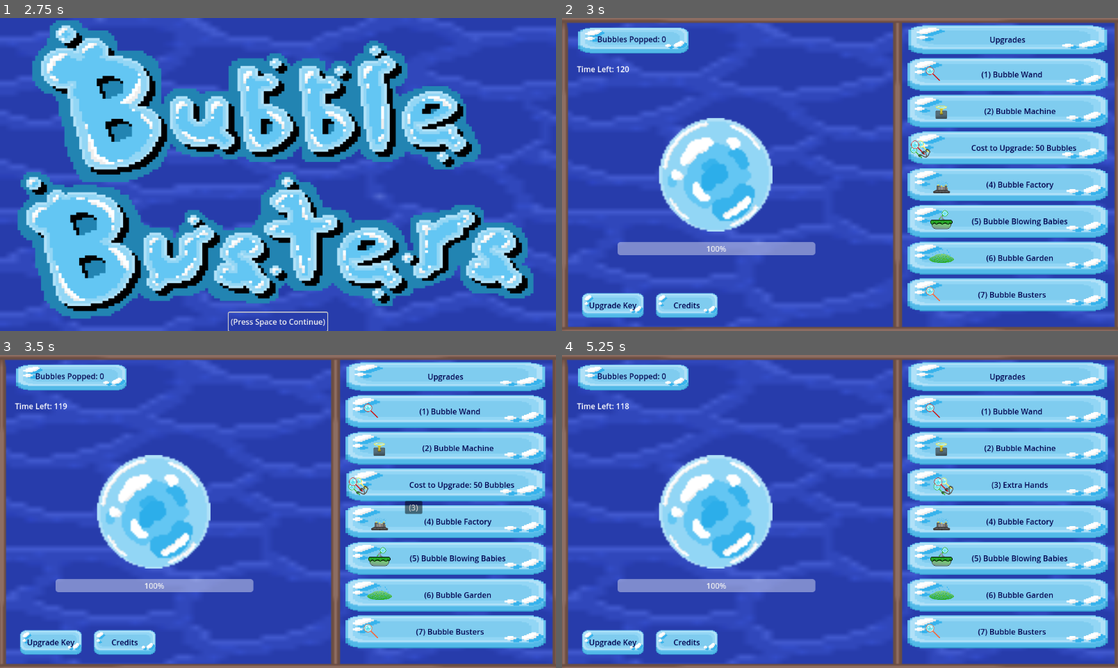
Above: before the commit, frames 1-4 (two rows, left to right).
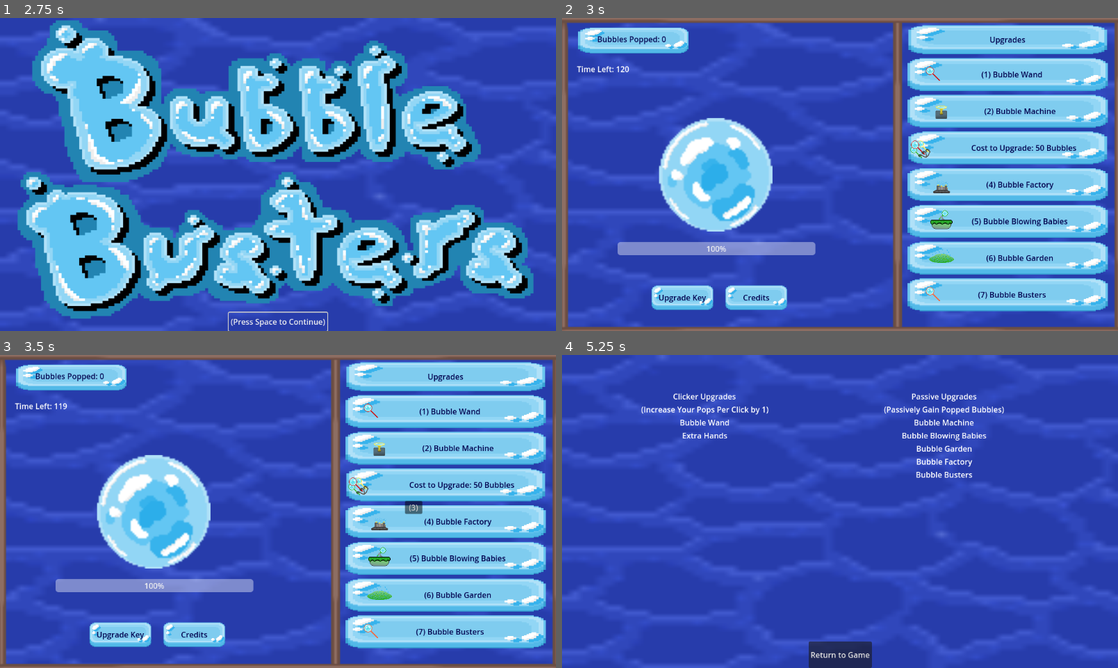
Above: after the commit, the same moments.

Repository: dbrogen/BubbleBusters
Game: Godot game, scene res://Scenes/StartScreen.tscn
Same seed, same stepped clock (60 frames per second), same inputs: the game is played once before the commit and once after it.
Inputs (mouse positions are in pixels of both pictures, inside the frame that each line leads up to):
- Up to frame 1 (2.75 s): click "(Press Space to Continue)" at 0.5 s; click "(Press Space to Continue)" at 1.25 s; click "(Press Space to Continue)" at 2 s
- Up to frame 2 (3 s): tap Enter (ui_accept) at 2.75 s; move the mouse to (962, 158) at 2.77 s; hold Enter (ui_accept) from 2.78 s (still down)
- Up to frame 3 (3.5 s): keep holding Enter (ui_accept)
- Up to frame 4 (5.25 s): release Enter (ui_accept) at 3.5 s; click "Credits" at 3.5 s; click "Return to Game" at 4.25 s; click "Upgrade Key" at 5 s

Frame 1 is identical in both runs. In frame 2, 2.8% of the frame differs, in the area x 3-41%, y 85-96%; in frame 3, 2.8%; in frame 4, 48%, in the area x 0-100%, y 0-100%.

Commit message:
Corrected Timer
Moved the timer to the correct UI scene

Diff:
--- a/Scenes/UI.tscn
+++ b/Scenes/UI.tscn
@@ -303,6 +303,17 @@
 text = "Gangsters"
 icon = ExtResource("5_l75be")
 autowrap_mode = 3
+
+[node name="Timer" type="Timer" parent="."]
+wait_time = 10.0
+
+[node name="TimeLeft" type="Label" parent="Timer"]
+offset_left = 31.0
+offset_top = 94.0
+offset_right = 258.0
+offset_bottom = 150.0
+text = "Time Left: X Seconds"
+metadata/_edit_use_anchors_ = true
 
 [connection signal="mouse_entered" from="BubbleButton" to="." method="_on_bubble_button_mouse_entered"]
 [connection signal="mouse_exited" from="BubbleButton" to="." method="_on_bubble_button_mouse_exited"]
--- a/Scenes/main_screen.tscn
+++ b/Scenes/main_screen.tscn
@@ -36,10 +36,10 @@
 
 [node name="Credits" type="Button" parent="."]
 z_index = 4
-offset_left = 191.0
-offset_top = 568.0
-offset_right = 326.0
-offset_bottom = 622.0
+offset_left = 335.0
+offset_top = 552.0
+offset_right = 470.0
+offset_bottom = 606.0
 theme_override_colors/font_disabled_color = Color(0, 0, 0.301961, 1)
 theme_override_colors/font_hover_pressed_color = Color(0, 0, 0.301961, 1)
 theme_override_colors/font_hover_color = Color(0, 0, 0.301961, 1)
@@ -53,10 +53,10 @@
 
 [node name="UpgradeKey" type="Button" parent="."]
 z_index = 4
-offset_left = 38.0
-offset_top = 568.0
-offset_right = 173.0
-offset_bottom = 622.0
+offset_left = 182.0
+offset_top = 552.0
+offset_right = 317.0
+offset_bottom = 606.0
 theme_override_colors/font_disabled_color = Color(0, 0, 0.301961, 1)
 theme_override_colors/font_hover_pressed_color = Color(0, 0, 0.301961, 1)
 theme_override_colors/font_hover_color = Color(0, 0, 0.301961, 1)
@@ -120,28 +120,17 @@
 anchor_top = 1.0
 anchor_right = 0.5
 anchor_bottom = 1.0
-offset_left = -392.0
-offset_top = -121.0
-offset_right = -106.0
-offset_bottom = -19.0
+offset_left = -240.0
+offset_top = -625.0
+offset_right = 46.0
+offset_bottom = -523.0
 grow_horizontal = 2
 grow_vertical = 0
 theme_override_colors/font_color = Color(1, 1, 0, 1)
 horizontal_alignment = 1
 vertical_alignment = 1
 
-[node name="Timer" type="Timer" parent="."]
-wait_time = 10.0
-
-[node name="TimeLeft" type="Label" parent="Timer"]
-offset_left = 31.0
-offset_top = 94.0
-offset_right = 258.0
-offset_bottom = 150.0
-text = "Time Left: X Seconds"
-
 [connection signal="save" from="." to="UI" method="_on_main_save"]
 [connection signal="wandAchievement" from="UI" to="." method="_on_ui_wand_achievement"]
 [connection signal="pressed" from="Credits" to="." method="_on_credits_pressed"]
 [connection signal="pressed" from="UpgradeKey" to="." method="_on_upgrade_key_pressed"]
-[connection signal="timeout" from="Timer" to="UI" method="_on_timer_timeout"]
--- a/Scripts/UI.gd
+++ b/Scripts/UI.gd
@@ -46,6 +46,9 @@
 	bubbleCurrentHealth = Global.bubbleCurrentHealth;
 	bubbleMaxHealth = Global.bubbleMaxHealth
 
+	$Timer.wait_time = Global.timeRemaining;
+	$Timer.start();
+
 	$BubbleButton.text = "";
 	$BubbleCount.text = "Bubbles Popped: " + str(numBubbles);
 	$BubbleButton/HealthBar.max_value = bubbleMaxHealth;
@@ -103,6 +106,7 @@
 
 func _process(_delta: float) -> void:
 	$BubbleCount.text = "Bubbles Popped: " + str(round(numBubbles));
+	$Timer/TimeLeft.text = "Time Left: " + str(round($Timer.time_left));
 	$BubbleButton/HealthBar.max_value = bubbleMaxHealth;
 	$BubbleButton/HealthBar.value = bubbleCurrentHealth;
 
@@ -312,6 +316,8 @@
 	Global.bubbleMaxHealth = bubbleMaxHealth;
 	Global.bubbleCurrentHealth = bubbleCurrentHealth;
 
+	Global.timeRemaining = $Timer.time_left;
+
 	Global.bubblesPopped = numBubbles;
 
 	Global.wandLevel = wandLevel;
--- a/Scripts/main_screen.gd
+++ b/Scripts/main_screen.gd
@@ -5,25 +5,12 @@
 
 signal save;
 
-func _ready() -> void:
-	print("Time Remaining: " + str(Global.timeRemaining));
-	var timeLeft = Global.timeRemaining;
-	$Timer.wait_time = timeLeft;
-	$Timer.start();
-
-func _process(_delta: float) -> void:
-	$Timer/TimeLeft.text = "Time Left: " + str(round($Timer.time_left));
-
 func _on_credits_pressed() -> void:
 	save.emit();
-	print("Time Remaining for the Timer: " + str(round($Timer.time_left)));
-	Global.timeRemaining = $Timer.time_left;
 	get_tree().change_scene_to_file("res://Scenes/credits.tscn");
 
 func _on_upgrade_key_pressed() -> void:
 	save.emit();
-	print("Time Remaining for the Timer: " + str(round($Timer.time_left)));
-	Global.timeRemaining = $Timer.time_left;
 	get_tree().change_scene_to_file("res://Scenes/upgrade_key.tscn");
 
 func _on_ui_wand_achievement() -> void:
